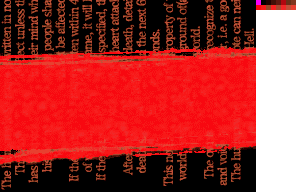
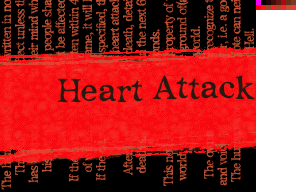
Two versions of the same layered image (296x192). Layer-by-layer changes:
added layer "Heart Attack" above "Layer" over [58, 75, 255, 103]
